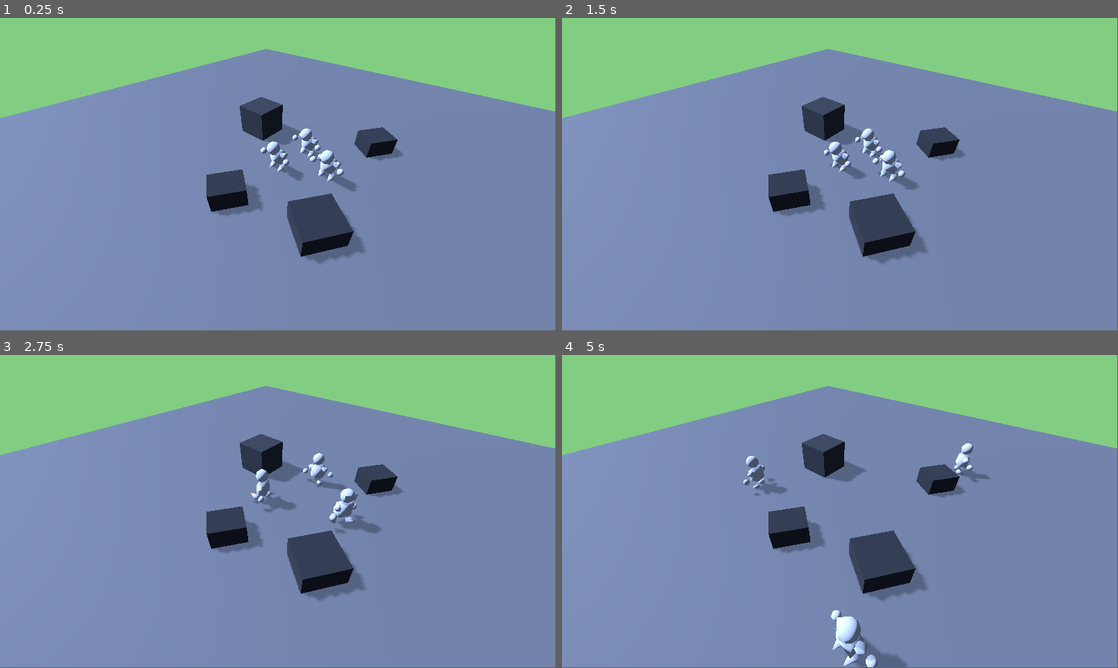
Above: before the commit, frames 1-4 (two rows, left to right).
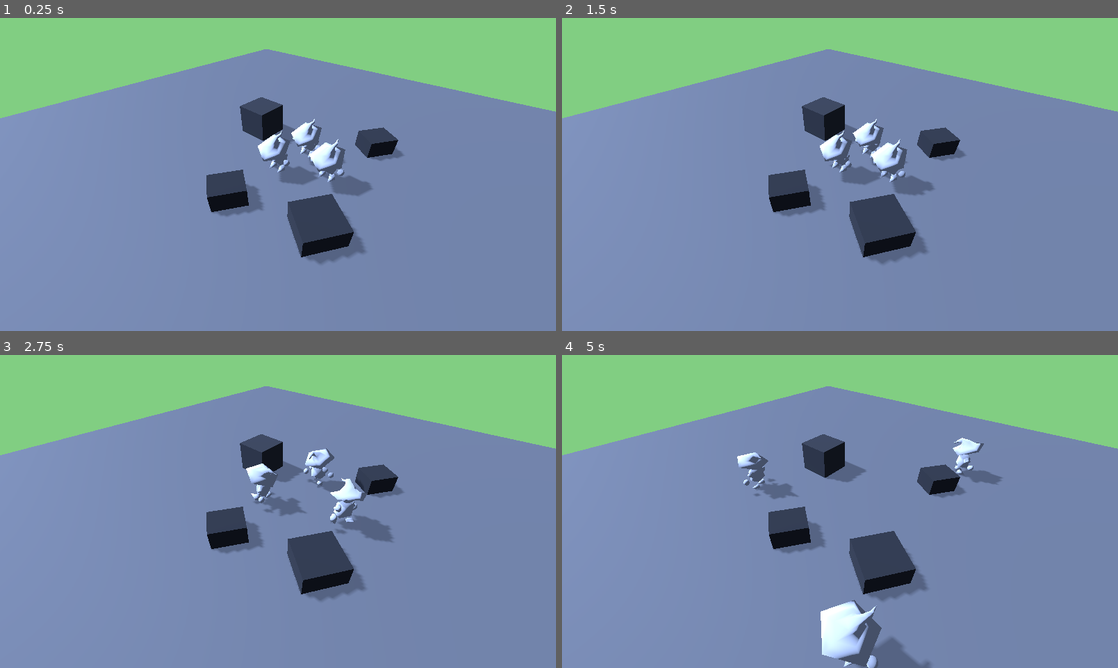
Above: after the commit, the same moments.

Repository: Momonyaro/den-of-adventurers
Game: Godot game, scene res://Scenes/Testing.tscn
The game is run twice, just before and just after one commit, with the same random seed, the same clock (stepped at 60 frames per second) and the same inputs.
Inputs (mouse positions are in pixels of both pictures, inside the frame that each line leads up to):
- Up to frame 1 (0.25 s): no input
- Up to frame 2 (1.5 s): move the mouse to (962, 158) at 0.52 s; click (962, 158) at 0.67 s; move the mouse to (728, 190) at 1.27 s; click (728, 190) at 1.42 s
- Up to frame 3 (2.75 s): move the mouse to (333, 442) at 2.02 s; click (333, 442) at 2.17 s
- Up to frame 4 (5 s): move the mouse to (812, 574) at 2.77 s; click (812, 574) at 2.92 s; move the mouse to (1006, 558) at 3.52 s; click (1006, 558) at 3.67 s; move the mouse to (673, 464) at 4.27 s; click (673, 464) at 4.42 s
In our replay, the window is 799x449 before the commit and 800x450 after it. These sizes can differ from the game's own. Grey fills any space a smaller window leaves; there, only what the larger window draws over its background counts as a difference.

The runs differ from the first frame. In frame 1, 1.6% of the frame differs, in the area x 0-100%, y 0-78%; in frame 2, 1.6%; in frame 3, 1.4%; in frame 4, 2.6%, in the area x 0-100%, y 0-100%.

Commit message:
changed window to 720p

Diff:
--- a/Scripts/Test/AgentTest.gd
+++ b/Scripts/Test/AgentTest.gd
@@ -15,8 +15,8 @@
 	anim_player = model.find_child("AnimationPlayer");
 	anim_player.play("CHEER", 0.1);
 	var test = model.find_child("HAT_MAGICIAN");
-	var rand = randi_range(0, 1);
-	if rand == 0:
+	var rand = bool(randi_range(0, 1));
+	if rand:
 		test.hide();
 
 func _process(delta):
--- a/project.godot
+++ b/project.godot
@@ -13,3 +13,8 @@
 config/name="Den Of Hungry Adventurers"
 run/main_scene="res://Scenes/Testing.tscn"
 config/features=PackedStringArray("4.0", "Forward Plus")
+
+[display]
+
+window/size/viewport_width=1280
+window/size/viewport_height=720
